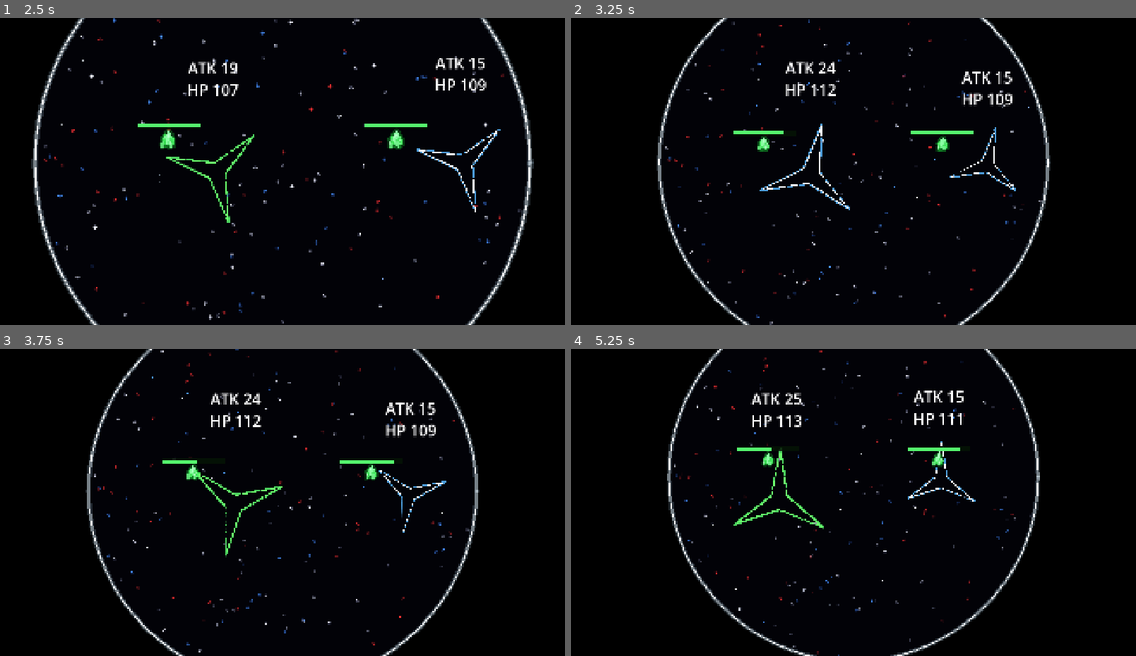
Above: before the commit, frames 1-4 (two rows, left to right).
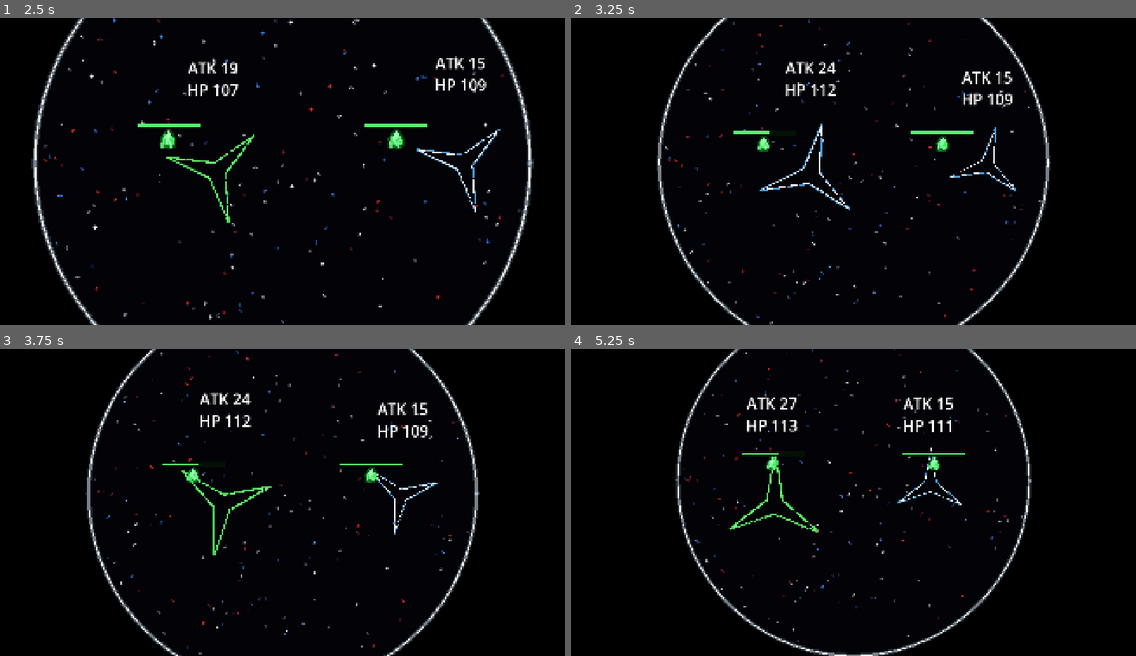
Above: after the commit, the same moments.

Repository: achilles611/zork
Game: Godot game, scene res://main.tscn
The game is run twice, just before and just after one commit, with the same random seed, the same clock (stepped at 60 frames per second) and the same inputs.
Inputs (mouse positions are in pixels of both pictures, inside the frame that each line leads up to):
- Up to frame 1 (2.5 s): tap Enter at 0.5 s; move the mouse to (406, 156) at 0.52 s; hold D (p1_right) 0.53-1.25 s; hold Shift 0.53-1.25 s; click (406, 156) at 0.67 s; tap Space at 0.77 s; drag from (169, 186) to (497, 165) at 1.27 s; move the mouse to (339, 103) at 2.02 s; hold D (p1_right) from 2.03 s (still down); hold Shift from 2.03 s (still down)
- Up to frame 2 (3.25 s): release D (p1_right) at 2.75 s; release Shift at 2.75 s; drag from (825, 232) to (768, 134) at 2.77 s
- Up to frame 3 (3.75 s): move the mouse to (452, 548) at 3.52 s; hold A (p1_left) from 3.53 s (still down); hold Shift from 3.53 s (still down)
- Up to frame 4 (5.25 s): tap Space at 3.77 s; release A (p1_left) at 4.25 s; release Shift at 4.25 s; drag from (684, 456) to (813, 533) at 4.27 s; move the mouse to (881, 502) at 5.02 s; hold S (p1_down) from 5.03 s (still down); hold Shift from 5.03 s (still down); click (881, 502) at 5.17 s

Frame 1 is identical in both runs. In frame 2, less than 0.1% of the frame differs, in the area x 35-38%, y 36-38%; in frame 3, 5.5%; in frame 4, 7.4%, in the area x 17-83%, y 0-100%.

Commit message:
Simplify tips and lower crystal health

Diff:
--- a/Player.tscn
+++ b/Player.tscn
@@ -31,24 +31,10 @@
 [node name="CollisionPolygon2D" type="CollisionPolygon2D" parent="Hurtbox (Area2D)" unique_id=790218763]
 polygon = PackedVector2Array(2, -421, 75, -11, 397, 248, 6, 106, -387, 254, -68, -9)
 
-[node name="Tip1" type="Area2D" parent="." unique_id=593983428]
+[node name="Tip" type="Area2D" parent="." unique_id=2051340302]
 script = ExtResource("3_kne1u")
 
-[node name="CollisionShape2D" type="CollisionShape2D" parent="Tip1" unique_id=2097921734]
-position = Vector2(-389, 254)
-shape = SubResource("CircleShape2D_e80uo")
-
-[node name="Tip2" type="Area2D" parent="." unique_id=1146409314]
-script = ExtResource("3_kne1u")
-
-[node name="CollisionShape2D" type="CollisionShape2D" parent="Tip2" unique_id=127220314]
-position = Vector2(384, 236)
-shape = SubResource("CircleShape2D_tdg3f")
-
-[node name="Tip3" type="Area2D" parent="." unique_id=2051340302]
-script = ExtResource("3_kne1u")
-
-[node name="CollisionShape2D" type="CollisionShape2D" parent="Tip3" unique_id=1675773953]
+[node name="CollisionShape2D" type="CollisionShape2D" parent="Tip" unique_id=1675773953]
 position = Vector2(2.0000005, -407.00003)
 scale = Vector2(5, 5)
 shape = SubResource("CircleShape2D_cxr5p")
--- a/crystal_cluster.gd
+++ b/crystal_cluster.gd
@@ -2,7 +2,7 @@
 
 const GREEN_CRYSTAL_PICKUP_SCENE = preload("res://GreenCrystalPickup.tscn")
 
-const MAX_HP := 100
+const MAX_HP := 50
 const DROP_COUNT := 6
 const HIT_COOLDOWN := 0.25
 const HP_BAR_WIDTH := 220.0
--- a/player_(character_body_2d).gd
+++ b/player_(character_body_2d).gd
@@ -140,9 +140,7 @@
 @onready var sprite = $Sprite2D
 
 func _ready() -> void:
-	$Tip1.owner_player = self
-	$Tip2.owner_player = self
-	$Tip3.owner_player = self
+	$Tip.owner_player = self
 	apply_growth_scale()
 	label.top_level = true
 	label.add_theme_color_override("font_color", STATS_NORMAL_COLOR)
--- a/tip.gd
+++ b/tip.gd
@@ -15,9 +15,3 @@
 
 	if other_player.has_method("hit_by_player"):
 		other_player.hit_by_player(owner_player)
-		return
-
-	# Match the player hurtbox by capability instead of an editor-assigned node name.
-	if other_player.has_method("take_damage") and other_player.has_method("register_hit"):
-		print("Tip hit: ", owner_player.name, " -> ", other_player.name)
-		owner_player.resolve_combat(other_player)
Not shown, changed: build/web/index.html
Not shown, changed: build/web/index.pck
